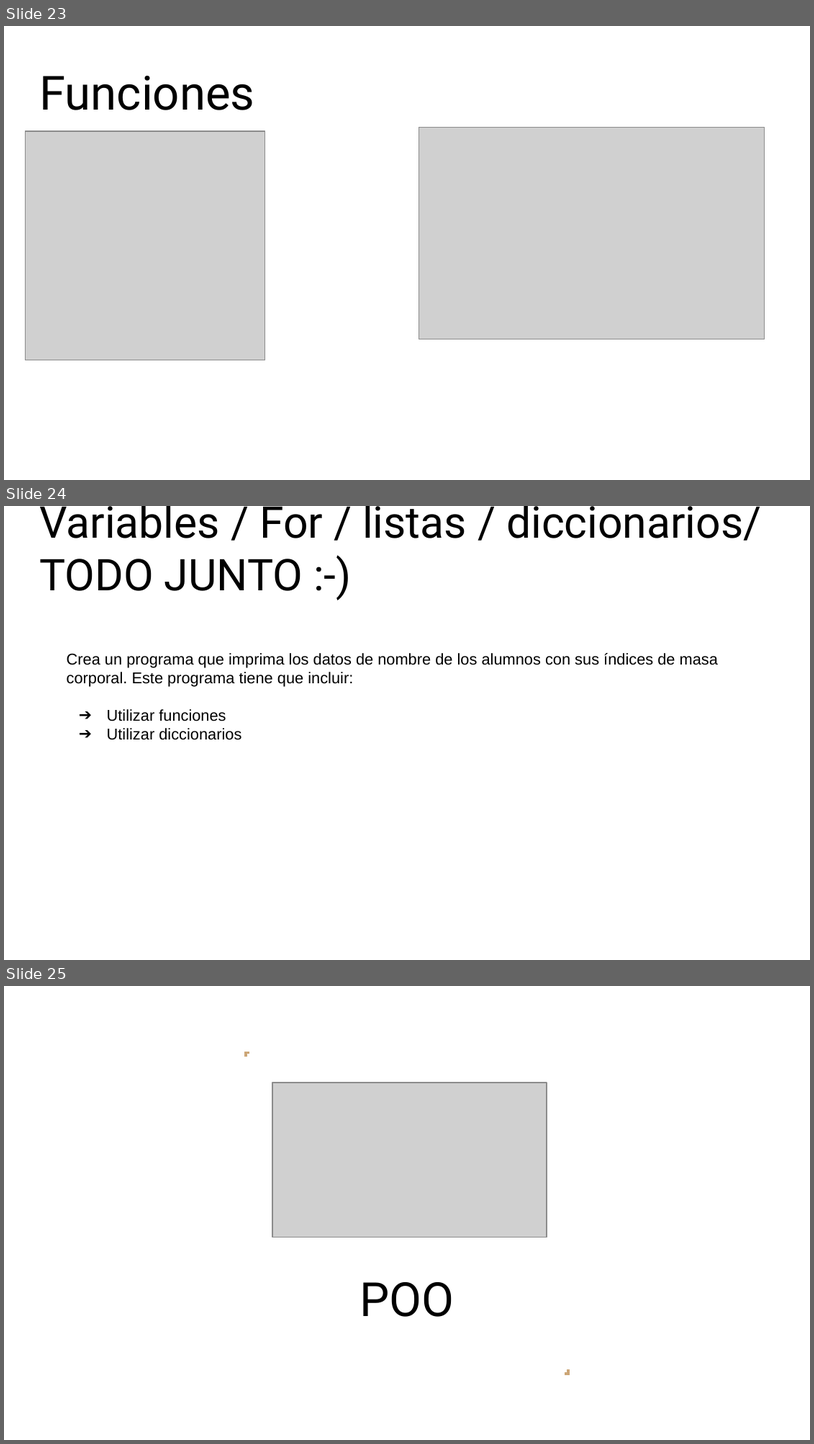
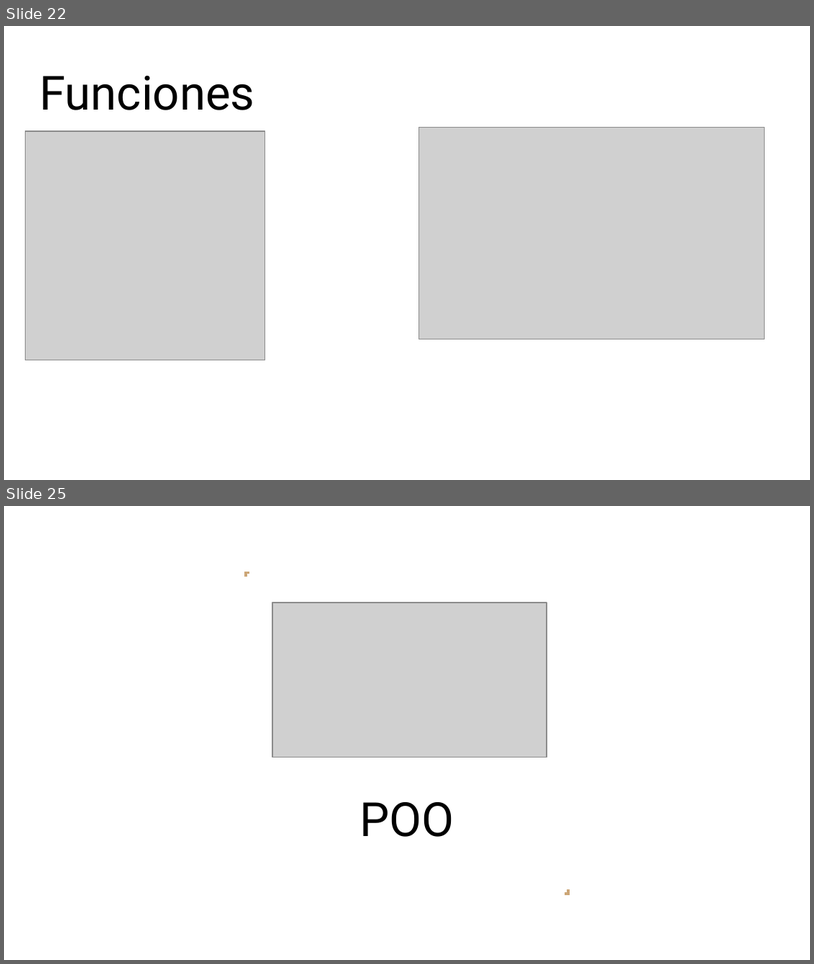
Before and after one commit to cyberh99/python-s-initiations, a slide deck: Python_slides.odp. Shown one above the other, each under a label of ours: slides 23, 24 and 25 before the commit, slides 22 and 25 after it; the slides between them are not shown. The pictures are 814x1444 and 814x964 pixels, drawn with LibreOffice and Linux fonts; fonts in the diff are those of the drawing; grey boxes stand for pictures. Boxes give left, top, right and bottom in pixels: in the first picture for what was removed or moved away, otherwise in the second. Text is boxed around its words. In the diff, an @@ line names an element or a change of style, - is before the commit and + after.

```diff
--- a/Python_slides.odp
+++ b/Python_slides.odp
@@ slide 24 removed at (4,506,810,960), background #FFFFFF @@
@@ title removed at (39,506,761,591) @@
-Variables / For / listas / diccionarios/ TODO JUNTO :-)
@@ text removed at (67,653,718,740) @@
-Crea un programa que imprima los datos de nombre de los alumnos con sus índices de masa corporal. Este programa tiene que incluir:
-➔ Utilizar funciones
-➔ Utilizar diccionarios
@@ what was slide 23 is now slide 22 @@
```
Also in this commit, not shown: 6 slides added, 3 other slides removed, 1 other file.
